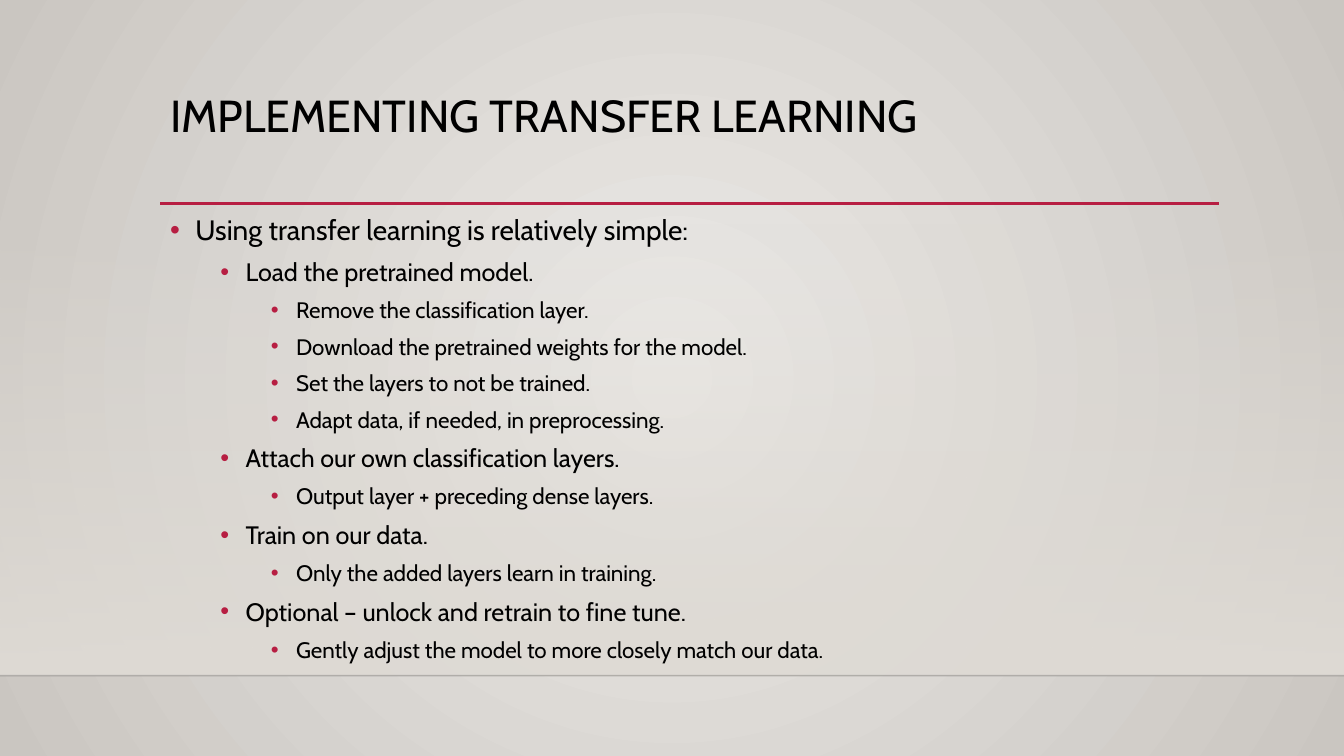
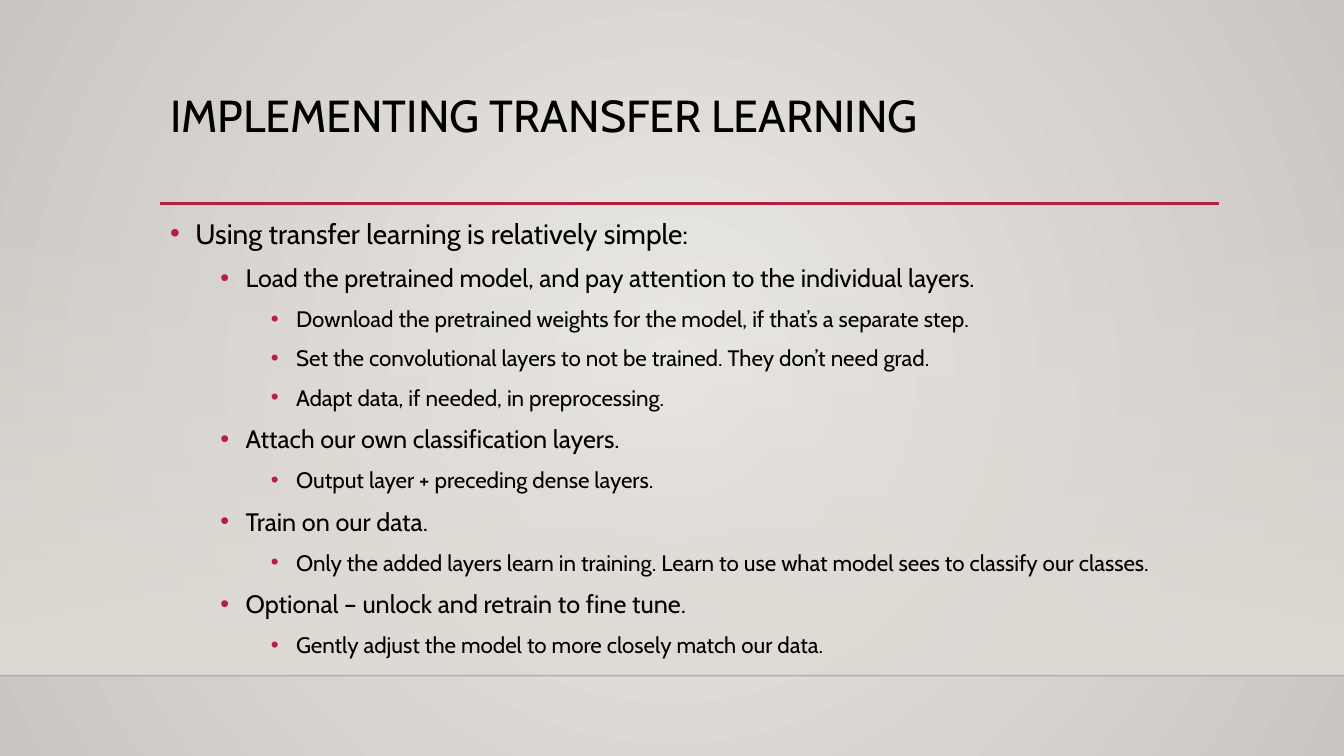
Before and after one commit to AkeemSemperDataScience/Intro_to_Machine_Learning_Students, a slide deck: slide 20 of reference_content/Slides/pytorch_transfer_learn.pptx. Drawn at 1344x756 pixels with LibreOffice and Linux fonts; fonts in the diff are those of the drawing; background and template pictures are left out. Boxes give left, top, right and bottom in pixels: in the first picture for what was removed or moved away, otherwise in the second. Text is boxed around its words. In the diff, an @@ line names an element or a change of style, - is before the commit and + after.

```diff
--- a/reference_content/Slides/pytorch_transfer_learn.pptx
+++ b/reference_content/Slides/pytorch_transfer_learn.pptx
@@ text at (195,223,823,659): line spacing 1.1 to 1.2 @@
@@ text at (246,268,975,372): text changed @@
-  • Load the pretrained model.
-    • Remove the classification layer.
-    • Download the pretrained weights for the model.
-    • Set the layers to not be trained.
+  • Load the pretrained model, and pay attention to the individual layers.
+    • Download the pretrained weights for the model, if that’s a separate step.
+    • Set the convolutional layers to not be trained. They don’t need grad.
@@ text at (296,554,1149,576): text changed @@
-    • Only the added layers learn in training.
+    • Only the added layers learn in training. Learn to use what model sees to classify our classes.
```
Also in this commit, not shown: 9 other slides changed, 6 other files.
